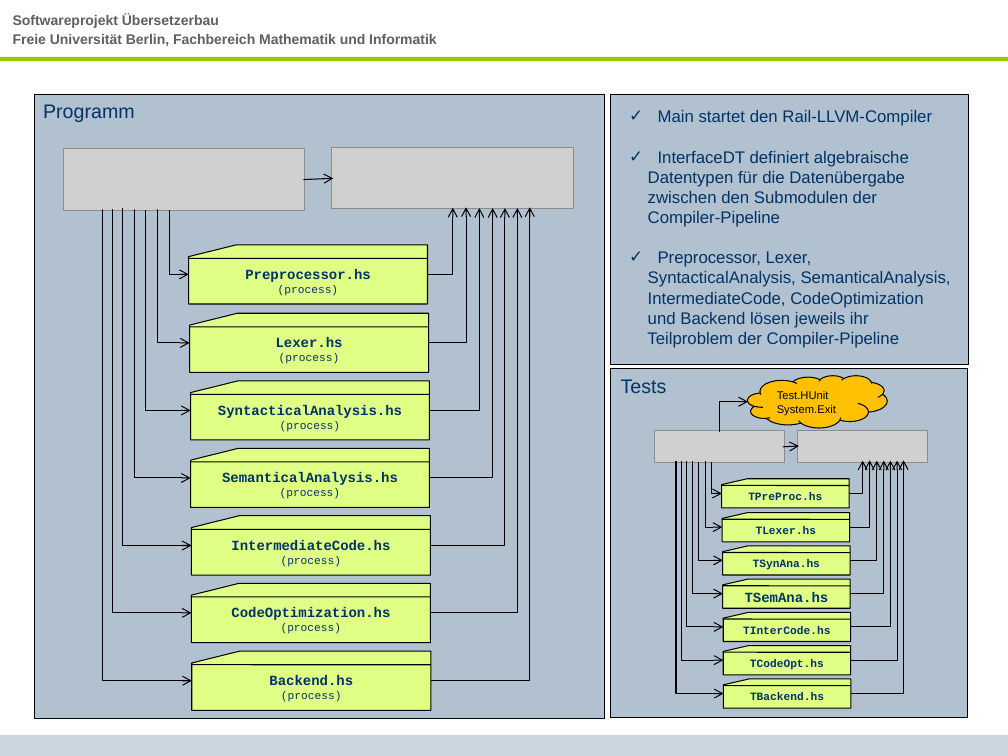
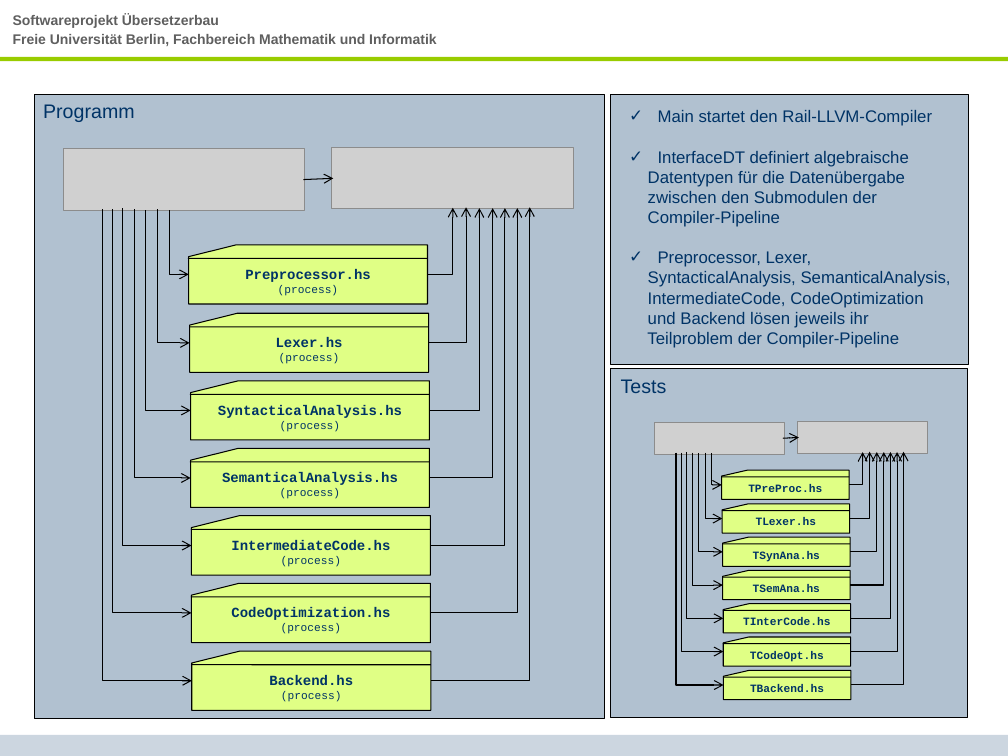
Before and after one commit to SWP-Ubau-SoSe2014-Haskell/SWPSoSe14, a slide deck: slide 9 of documentation/SWPSoSe14MS3.ppt (slide 10 before the commit). Drawn at 1008x756 pixels with LibreOffice and Linux fonts; fonts in the diff are those of the drawing; grey boxes stand for pictures; background and template pictures are left out. Boxes give left, top, right and bottom in pixels: in the first picture for what was removed or moved away, otherwise in the second. Text is boxed around its words. In the diff, an @@ line names an element or a change of style, - is before the commit and + after.

```diff
--- a/documentation/SWPSoSe14MS3.ppt
+++ b/documentation/SWPSoSe14MS3.ppt
@@ freeform shape removed at (x1=748, y1=376, x2=888, y2=428) @@
-Test.HUnit
-System.Exit
@@ elbow arrow removed from (719, 432) to (748, 402) @@
@@ 14 elbow arrows, 7 flow chart punched cards, 7 lines, 2 pictures, 1 arrow moved together from (x1=654, y1=430, x2=927, y2=709) to (x1=654, y1=421, x2=927, y2=700) @@
@@ flow chart punched card "TSemAna.hs" at (x1=723, y1=571, x2=850, y2=600): size 10 to 8 pt @@
```
Also in this commit, not shown: 3 other slides changed, 1 slide added, 2 slides removed.
